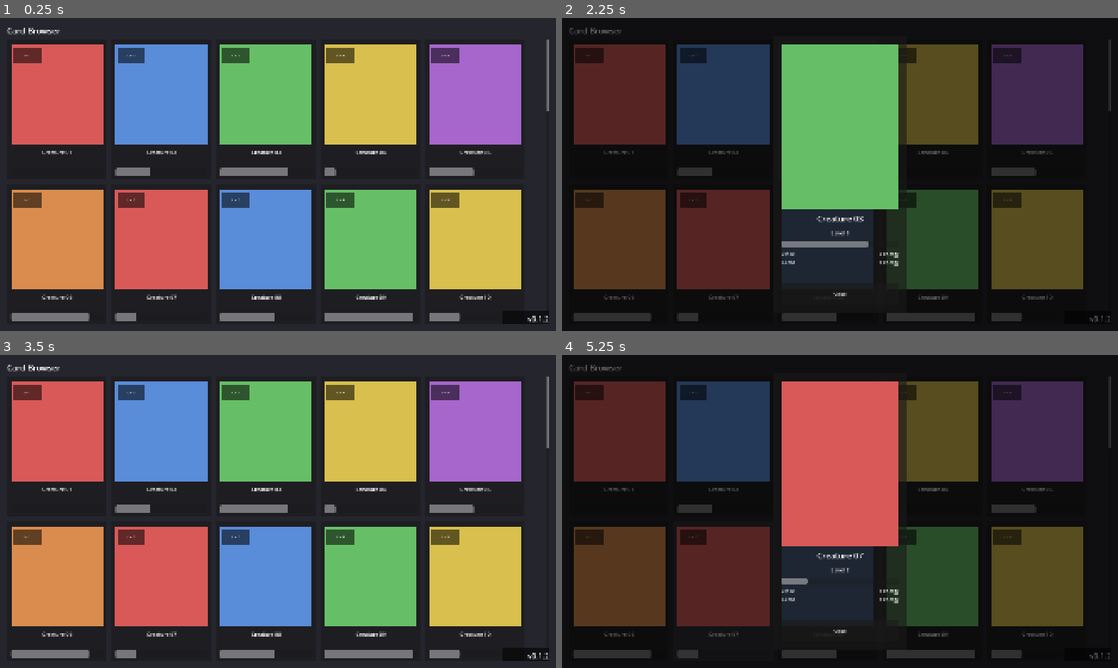
Above: before the commit, frames 1-4 (two rows, left to right).
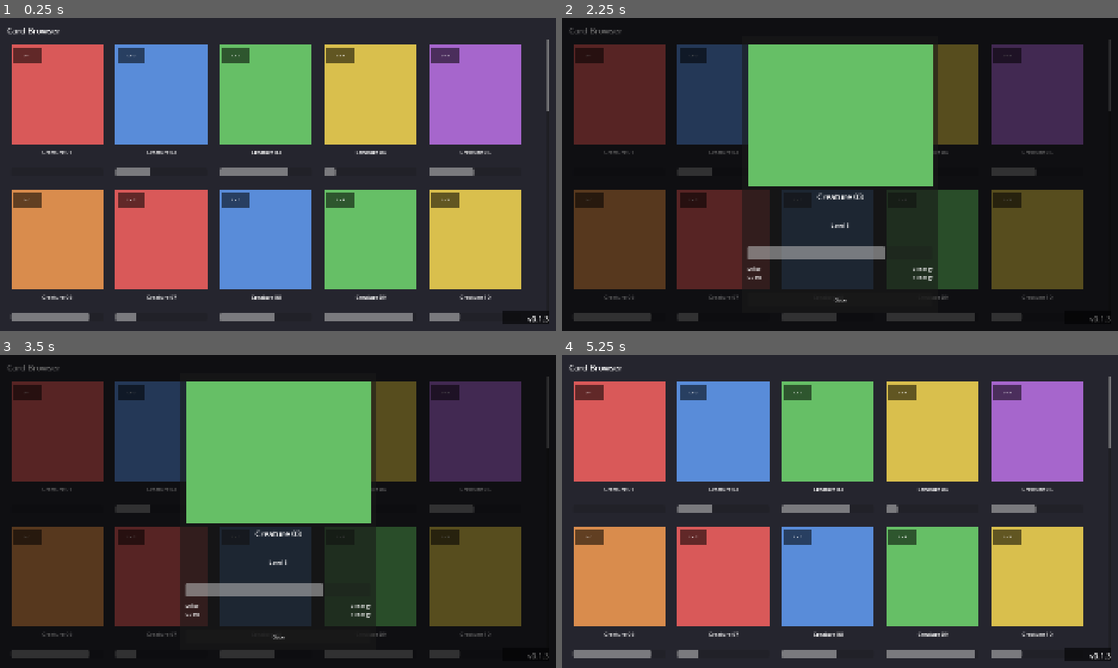
Above: after the commit, the same moments.

Repository: VirtualSteveShow/UnnamedCardGame
Game: Godot game, scene res://scenes/card_browser/card_browser.tscn
Same seed, same stepped clock (60 frames per second), same inputs: the game is played once before the commit and once after it.
Inputs (mouse positions are in pixels of both pictures, inside the frame that each line leads up to):
- Up to frame 1 (0.25 s): no input
- Up to frame 2 (2.25 s): click (617, 108) at 0.5 s, where only the run before the commit has a clickable "Lv 1"; click (723, 108) at 1.25 s, where only the run before the commit has a clickable "Lv 2"; click (828, 108) at 2 s, where only the run before the commit has a clickable "Lv 3"
- Up to frame 3 (3.5 s): click (372, 445) at 2.75 s, where only the run before the commit has a clickable "Lv 4"
- Up to frame 4 (5.25 s): click (1034, 445) at 3.5 s, where only the run before the commit has a clickable "Lv 5"; click (617, 589) at 4.25 s, where only the run before the commit has a clickable "Lv 1"; click (723, 589) at 5 s, where only the run before the commit has a clickable "Lv 2"

The runs differ from the first frame. In frame 1, less than 0.1% of the frame differs, in the area x 98-99%, y 95-98%; in frame 2, 12%; in frame 3, 73%; in frame 4, 97%, in the area x 0-100%, y 0-100%.

Commit message:
Fix skinny detail panel and dead-zone scrolling
- Detail overlay: stop sizing art to fill available height and then
  stacking fixed-pixel rows (name/level/xp/abilities/close) below it --
  that inflated total panel height independent of width, making the
  popup read as a tall skinny column. The panel itself now follows
  CardData.ASPECT_RATIO directly, with every row inside positioned by
  fractional anchor (like the grid cards) so it scales as one shape.
- Card tiles: replaced Button with a plain Control that tracks
  press/release itself and only fires card_selected if the pointer
  stayed within a small drag threshold. Button.accept_event()'s
  internally on press, which silently blocked the drag from ever
  reaching the parent ScrollContainer -- so dragging to scroll only
  worked in the gaps between cards, never on top of one. Version -> 0.1.3.

Diff:
--- a/game/project.godot
+++ b/game/project.godot
@@ -11,7 +11,7 @@
 [application]
 
 config/name="Unnamed Card Game"
-config/version="0.1.2"
+config/version="0.1.3"
 run/main_scene="res://scenes/card_browser/card_browser.tscn"
 config/features=PackedStringArray("4.7", "GL Compatibility")
 config/icon="res://icon.svg"
--- a/game/scenes/card_browser/card_browser.gd
+++ b/game/scenes/card_browser/card_browser.gd
@@ -28,7 +28,7 @@
 @onready var version_label: Label = $VersionLabel
 @onready var detail_overlay: Control = $CardDetail
 
-var _card_items: Array[Button] = []
+var _card_items: Array[Control] = []
 
 
 func _ready() -> void:
--- a/game/scenes/card_browser/card_detail.gd
+++ b/game/scenes/card_browser/card_detail.gd
@@ -7,21 +7,14 @@
 ## demand via show_card(). Tapping the dimmed backdrop or the close
 ## button hides it again -- viewing a card is non-destructive, so no
 ## confirmation is needed to dismiss it.
+##
+## The panel's own size follows CardData.ASPECT_RATIO (same shape as the
+## grid cards, just bigger); every row inside it (art/name/level/xp/
+## abilities/close button) is positioned with fractional anchors in the
+## .tscn, so resizing the panel here is all that's needed for the whole
+## layout to scale together -- no separate fixed-pixel "chrome" stacked
+## below the art to throw the overall shape off.
 
-## Panel margin, and vertical space each row of "chrome" below the art
-## (name/level/xp/abilities/close button) takes up. The art block itself
-## is sized dynamically to fit the screen at CardData.ASPECT_RATIO; these
-## stay fixed pixel sizes since they hold roughly fixed amounts of text.
-const PANEL_MARGIN := 28.0
-const ROW_GAP := 12.0
-const NAME_HEIGHT := 44.0
-const LEVEL_HEIGHT := 30.0
-const XP_HEIGHT := 20.0
-const ABILITY_LIST_HEIGHT := 100.0
-const CLOSE_BUTTON_HEIGHT := 72.0
-
-## Cap the panel's footprint so it never grows past the screen, even on
-## very tall/short viewports.
 const MAX_HEIGHT_FRACTION := 0.88
 const MAX_WIDTH_FRACTION := 0.9
 
@@ -38,8 +31,8 @@
 func _ready() -> void:
 	close_button.pressed.connect(_on_close_pressed)
 	dim_background.gui_input.connect(_on_dim_background_gui_input)
-	get_viewport().size_changed.connect(_update_panel_layout)
-	_update_panel_layout()
+	get_viewport().size_changed.connect(_update_panel_size)
+	_update_panel_size()
 
 
 func show_card(data: CardData) -> void:
@@ -73,71 +66,21 @@
 	return row
 
 
-## Sizes the panel around an art block that keeps CardData.ASPECT_RATIO
-## (the same shape as the grid cards), fit to the current viewport, then
-## lays out the fixed-height rows below it top-to-bottom.
-func _update_panel_layout() -> void:
+func _update_panel_size() -> void:
 	var viewport_size: Vector2 = get_viewport_rect().size
 
-	var chrome_height: float = PANEL_MARGIN * 2.0 + ROW_GAP * 5.0 \
-			+ NAME_HEIGHT + LEVEL_HEIGHT + XP_HEIGHT + ABILITY_LIST_HEIGHT + CLOSE_BUTTON_HEIGHT
+	var panel_height: float = viewport_size.y * MAX_HEIGHT_FRACTION
+	var panel_width: float = panel_height * CardData.ASPECT_RATIO
 
-	var max_panel_height: float = viewport_size.y * MAX_HEIGHT_FRACTION
-	var art_height: float = maxf(max_panel_height - chrome_height, 120.0)
-	var art_width: float = art_height * CardData.ASPECT_RATIO
-
-	var max_panel_width: float = viewport_size.x * MAX_WIDTH_FRACTION
-	var max_art_width: float = max_panel_width - PANEL_MARGIN * 2.0
-	if art_width > max_art_width:
-		art_width = max_art_width
-		art_height = art_width / CardData.ASPECT_RATIO
-
-	var panel_width: float = art_width + PANEL_MARGIN * 2.0
-	var panel_height: float = art_height + chrome_height
+	var max_width: float = viewport_size.x * MAX_WIDTH_FRACTION
+	if panel_width > max_width:
+		panel_width = max_width
+		panel_height = panel_width / CardData.ASPECT_RATIO
 
 	panel.offset_left = -panel_width / 2.0
 	panel.offset_right = panel_width / 2.0
 	panel.offset_top = -panel_height / 2.0
 	panel.offset_bottom = panel_height / 2.0
-
-	var left: float = PANEL_MARGIN
-	var right: float = panel_width - PANEL_MARGIN
-	var y: float = PANEL_MARGIN
-
-	art_rect.offset_left = left
-	art_rect.offset_right = right
-	art_rect.offset_top = y
-	art_rect.offset_bottom = y + art_height
-	y += art_height + ROW_GAP
-
-	name_label.offset_left = left
-	name_label.offset_right = right
-	name_label.offset_top = y
-	name_label.offset_bottom = y + NAME_HEIGHT
-	y += NAME_HEIGHT + ROW_GAP
-
-	level_label.offset_left = left
-	level_label.offset_right = right
-	level_label.offset_top = y
-	level_label.offset_bottom = y + LEVEL_HEIGHT
-	y += LEVEL_HEIGHT + ROW_GAP
-
-	xp_bar.offset_left = left
-	xp_bar.offset_right = right
-	xp_bar.offset_top = y
-	xp_bar.offset_bottom = y + XP_HEIGHT
-	y += XP_HEIGHT + ROW_GAP
-
-	ability_list.offset_left = left
-	ability_list.offset_right = right
-	ability_list.offset_top = y
-	ability_list.offset_bottom = y + ABILITY_LIST_HEIGHT
-	y += ABILITY_LIST_HEIGHT + ROW_GAP
-
-	close_button.offset_left = left
-	close_button.offset_right = right
-	close_button.offset_top = y
-	close_button.offset_bottom = y + CLOSE_BUTTON_HEIGHT
 
 
 func _on_close_pressed() -> void:
--- a/game/scenes/card_browser/card_detail.tscn
+++ b/game/scenes/card_browser/card_detail.tscn
@@ -38,52 +38,64 @@
 
 [node name="Art" type="ColorRect" parent="Panel"]
 layout_mode = 1
-offset_left = 24.0
-offset_top = 24.0
-offset_right = 576.0
-offset_bottom = 296.0
+anchor_left = 0.03
+anchor_top = 0.03
+anchor_right = 0.97
+anchor_bottom = 0.54
+grow_horizontal = 2
+grow_vertical = 2
 color = Color(1, 1, 1, 1)
 
 [node name="NameLabel" type="Label" parent="Panel"]
 layout_mode = 1
-offset_left = 24.0
-offset_top = 304.0
-offset_right = 576.0
-offset_bottom = 336.0
+anchor_left = 0.03
+anchor_top = 0.56
+anchor_right = 0.97
+anchor_bottom = 0.65
+grow_horizontal = 2
+grow_vertical = 2
 theme_override_font_sizes/font_size = 28
 text = "Creature"
 horizontal_alignment = 1
 
 [node name="LevelLabel" type="Label" parent="Panel"]
 layout_mode = 1
-offset_left = 24.0
-offset_top = 340.0
-offset_right = 576.0
-offset_bottom = 364.0
+anchor_left = 0.03
+anchor_top = 0.67
+anchor_right = 0.97
+anchor_bottom = 0.74
+grow_horizontal = 2
+grow_vertical = 2
 theme_override_font_sizes/font_size = 18
 text = "Level 1"
 horizontal_alignment = 1
 
 [node name="XpBar" type="ProgressBar" parent="Panel"]
 layout_mode = 1
-offset_left = 24.0
-offset_top = 372.0
-offset_right = 576.0
-offset_bottom = 388.0
+anchor_left = 0.03
+anchor_top = 0.76
+anchor_right = 0.97
+anchor_bottom = 0.81
+grow_horizontal = 2
+grow_vertical = 2
 show_percentage = false
 
 [node name="AbilityList" type="VBoxContainer" parent="Panel"]
 layout_mode = 1
-offset_left = 24.0
-offset_top = 396.0
-offset_right = 576.0
-offset_bottom = 480.0
+anchor_left = 0.03
+anchor_top = 0.83
+anchor_right = 0.97
+anchor_bottom = 0.91
+grow_horizontal = 2
+grow_vertical = 2
 theme_override_constants/separation = 6
 
 [node name="CloseButton" type="Button" parent="Panel"]
 layout_mode = 1
-offset_left = 24.0
-offset_top = 500.0
-offset_right = 576.0
-offset_bottom = 556.0
+anchor_left = 0.03
+anchor_top = 0.93
+anchor_right = 0.97
+anchor_bottom = 0.98
+grow_horizontal = 2
+grow_vertical = 2
 text = "Close"
--- a/game/scenes/card_browser/card_item.gd
+++ b/game/scenes/card_browser/card_item.gd
@@ -1,12 +1,21 @@
-extends Button
+extends Control
 ## A single card thumbnail shown in the card browser grid.
 ##
-## Extends Button (not a plain Control) so mouse clicks and touch taps
-## both work out of the box -- Godot emulates mouse/gui input from touch
-## by default, and Button already handles hover/pressed/focus states for
-## us instead of us hand-rolling gui_input handling per card.
+## Deliberately NOT a Button: BaseButton calls accept_event() when it
+## handles a press, which stops that input from bubbling up to the
+## parent ScrollContainer -- so dragging to scroll never worked if the
+## drag started on top of a card. This tracks press/release itself and
+## only fires card_selected if the pointer didn't move past
+## DRAG_CANCEL_DISTANCE between them, letting anything past that count
+## as a scroll drag instead and fall through to the ScrollContainer.
+## Same "touch slop" behavior any native scrollable list uses.
 
 signal card_selected(card_data: CardData)
+
+## How far (px, in this Control's local space) the pointer can move
+## between press and release before it counts as a drag instead of a
+## tap.
+const DRAG_CANCEL_DISTANCE := 24.0
 
 @onready var art_rect: ColorRect = $Art
 @onready var name_label: Label = $NameLabel
@@ -14,6 +23,9 @@
 @onready var xp_bar: ProgressBar = $XpBar
 
 var card_data: CardData
+
+var _press_position := Vector2.ZERO
+var _is_pressed := false
 
 
 func setup(data: CardData) -> void:
@@ -24,5 +36,17 @@
 	xp_bar.value = data.xp_progress * 100.0
 
 
-func _pressed() -> void:
-	card_selected.emit(card_data)
+func _gui_input(event: InputEvent) -> void:
+	if event is InputEventMouseButton and event.button_index == MOUSE_BUTTON_LEFT:
+		if event.pressed:
+			_is_pressed = true
+			_press_position = event.position
+		elif _is_pressed:
+			_is_pressed = false
+			if event.position.distance_to(_press_position) <= DRAG_CANCEL_DISTANCE:
+				card_selected.emit(card_data)
+	elif event is InputEventMouseMotion and _is_pressed:
+		if event.position.distance_to(_press_position) > DRAG_CANCEL_DISTANCE:
+			# Moved too far to still be a tap; stop tracking so a
+			# release back near the start doesn't fire a stale click.
+			_is_pressed = false
--- a/game/scenes/card_browser/card_item.tscn
+++ b/game/scenes/card_browser/card_item.tscn
@@ -2,10 +2,9 @@
 
 [ext_resource type="Script" path="res://scenes/card_browser/card_item.gd" id="1_script"]
 
-[node name="CardItem" type="Button"]
+[node name="CardItem" type="Control"]
 custom_minimum_size = Vector2(160, 224)
 layout_mode = 2
-text = ""
 script = ExtResource("1_script")
 
 [node name="Art" type="ColorRect" parent="."]
Not shown, changed: game/export_presets.cfg
